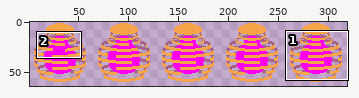
Edited in one commit: sprite sheet (images/program.png). Above: a wide view before the commit, with the close-up outlined.
Close-up. Old version:
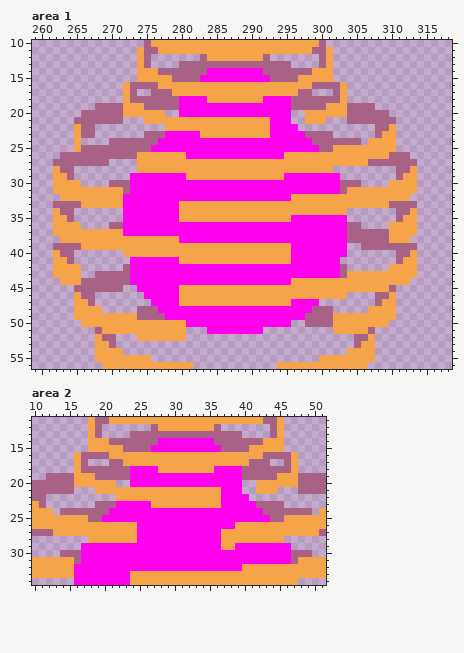
The file is 320x64 pixels. Shown: area 1: x 259..318, y 10..56; area 2: x 10..51, y 11..34. The wide view leaves out empty margins. The commit also changed other parts of the picture, which this record leaves out.
After the commit:
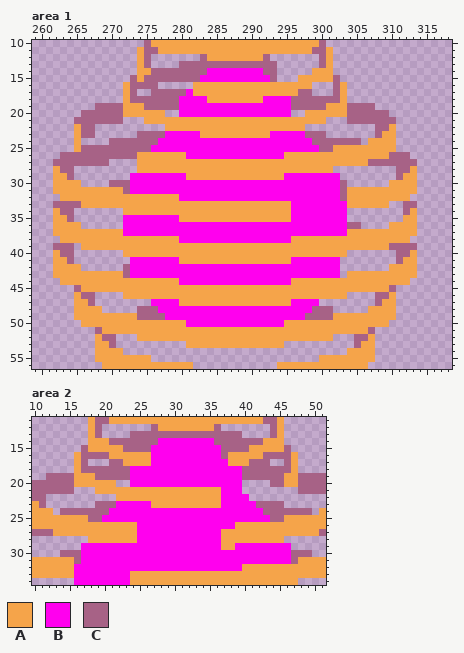
Palette (. is transparent): A #f5a44a  B #ff00ee  C #a76286
Edits made:
Area 1:
There is now colour A in row 21 at x 296 to 297; in row 22 at x 297; in row 39 at x 304 to 305; in row 43 at x 266 to 267; in row 45 at x 272 to 273; in row 46 at x 272 to 274.
There is now colour A in row 50 at x 296 to 297; in row 51 at x 281 to 283 and 292 to 301; in row 52 at x 281 to 301; in row 53 at x 281 to 294.
The edit turns colour B into colour A in row 21 at x 293 to 295; in row 22 at x 293 to 296; in rows 32 to 34 at x 272 to 279; in rows 38 to 40 at x 296 to 303; in row 44 at x 273 to 279; in row 45 at x 274 to 279.
The edit turns colour B into colour A in row 46 at x 275 to 279; in row 50 at x 295; in row 51 at x 284 to 291.
The edit turns colour C into colour A in rows 37 to 38 at x 304 to 309; in row 39 at x 306 to 309; in row 43 at x 268 to 271; in row 44 at x 266 to 272; in row 45 at x 266 to 271; in row 50 at x 298 to 301.
The edit turns colour A into colour B in row 17 at x 281; in row 32 at x 296 to 302; in rows 33 to 34 at x 296 to 303.
There is now colour C in row 15 at x 273 and 302; in row 23 at x 274.
The edit turns colour A into colour C in row 14 at x 276; in row 15 at x 275 to 278; in row 17 at x 279 to 280; in row 32 at x 303.
Colour A is gone in row 16 at x 277 to 281.
Colour C is gone in row 13 at x 294 to 295; in row 14 at x 294 to 298; in row 15 at x 294 to 296; in row 16 at x 299 to 301; in row 23 at x 301; in row 30 at x 304 to 305.
Colour C is gone in row 33 at x 310 to 311; in rows 34 to 35 at x 311; in row 36 at x 270 to 271; in row 39 at x 265; in rows 42 to 43 at x 303.
Area 2:
The edit turns colour A into colour B in row 16 at x 27 to 36; in row 17 at x 27 to 37; in row 18 at x 28 to 35.
There is now colour C in row 15 at x 17 and 46.
The edit turns colour A into colour C in row 16 at x 37; in row 19 at x 45; in row 20 at x 44 to 45.
Colour A is gone in row 20 at x 42 to 43; in row 21 at x 42 to 44.
Pixel boxes of the changes (left, top, right, bottom) in both close-ups:
changed: (270, 61, 340, 131)
changed: (130, 68, 193, 96)
added: (137, 131, 144, 138)
erased: (326, 131, 333, 138)
changed: (74, 180, 403, 348)
added: (81, 445, 88, 452)
changed: (151, 445, 291, 494)
